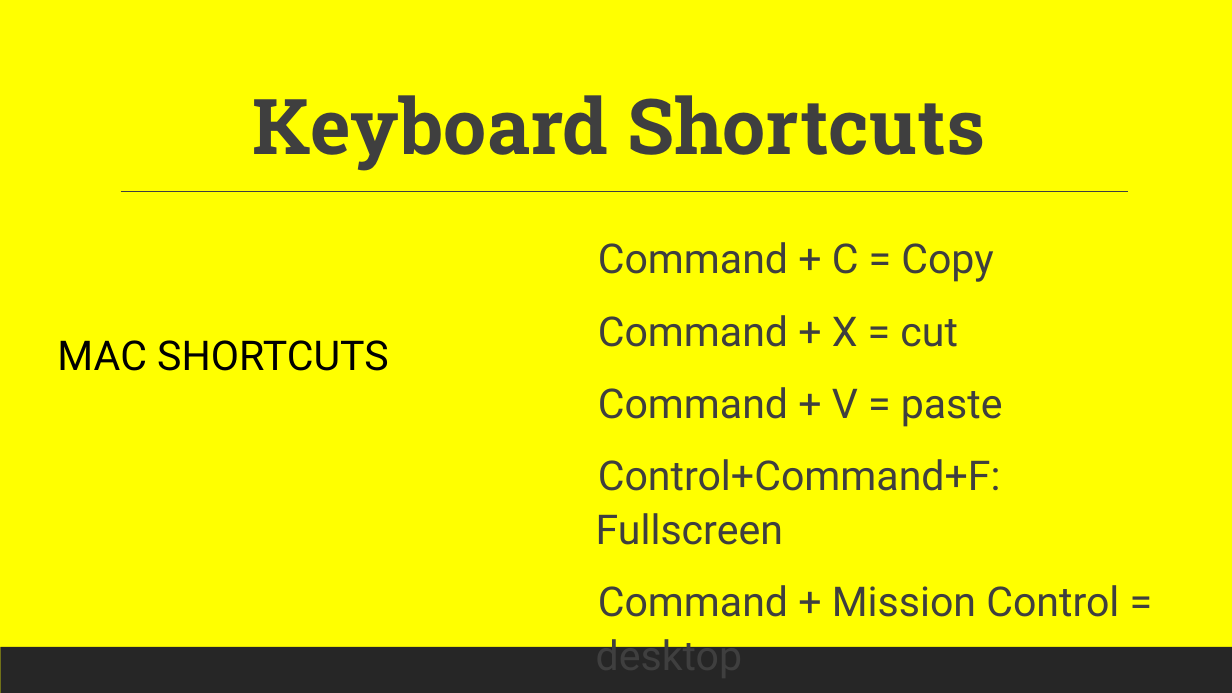
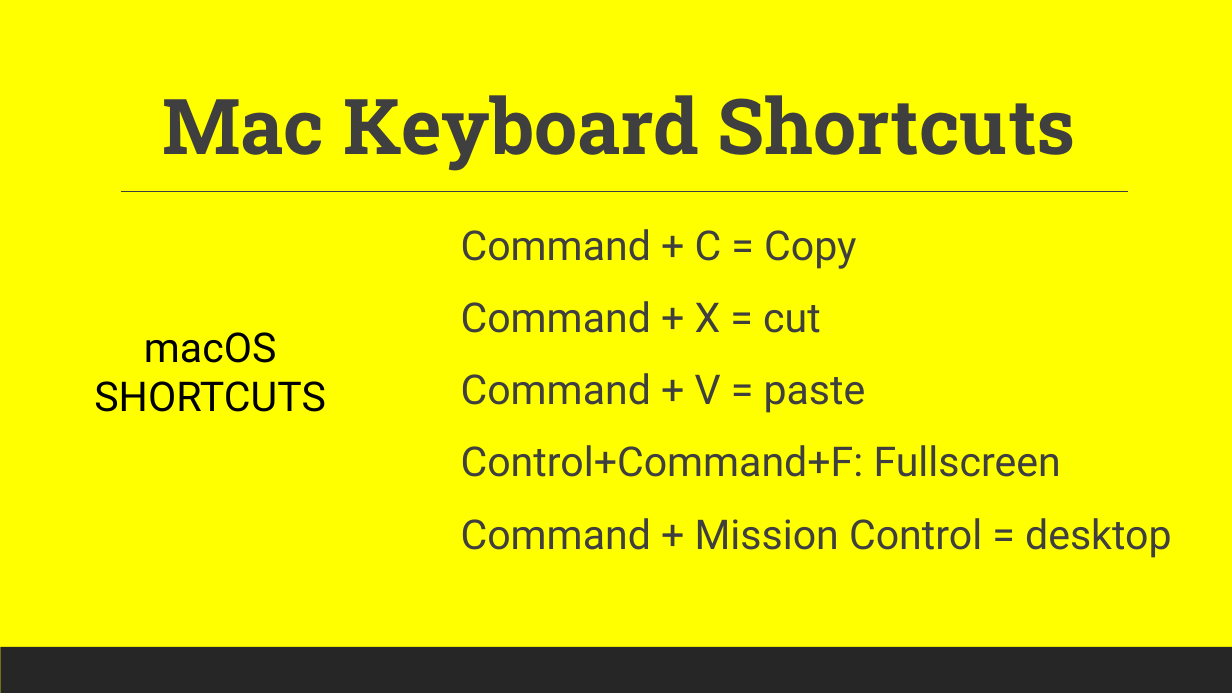
Before and after one commit to torres11991/dap-curriculum, a slide deck: slide 25 of Section03/Excel.pptx (slide 43 before the commit). Drawn at 1232x693 pixels with LibreOffice and Linux fonts; fonts in the diff are those of the drawing. Boxes give left, top, right and bottom in pixels: in the first picture for what was removed or moved away, otherwise in the second. Text is boxed around its words. In the diff, an @@ line names an element or a change of style, - is before the commit and + after.

```diff
--- a/Section03/Excel.pptx
+++ b/Section03/Excel.pptx
@@ title at box(162, 95, 1076, 171): text changed @@
-Keyboard Shortcuts
+Mac Keyboard Shortcuts
@@ text "Command + C = Copy" rewrapped from box(596, 242, 1119, 617) to box(461, 229, 1171, 558) @@
@@ text at box(94, 332, 326, 412): text changed @@
-MAC SHORTCUTS
+macOS
+SHORTCUTS
```
Also in this commit, not shown: 9 other slides changed, 18 slides removed.
